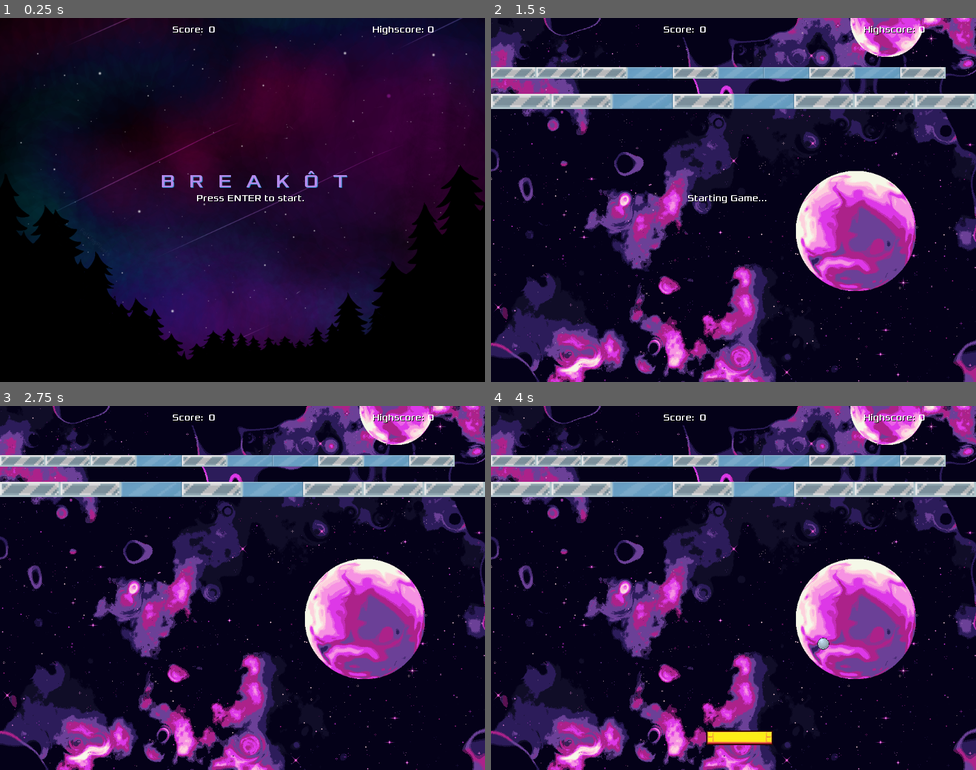
Above: before the commit, frames 1-4 (two rows, left to right).
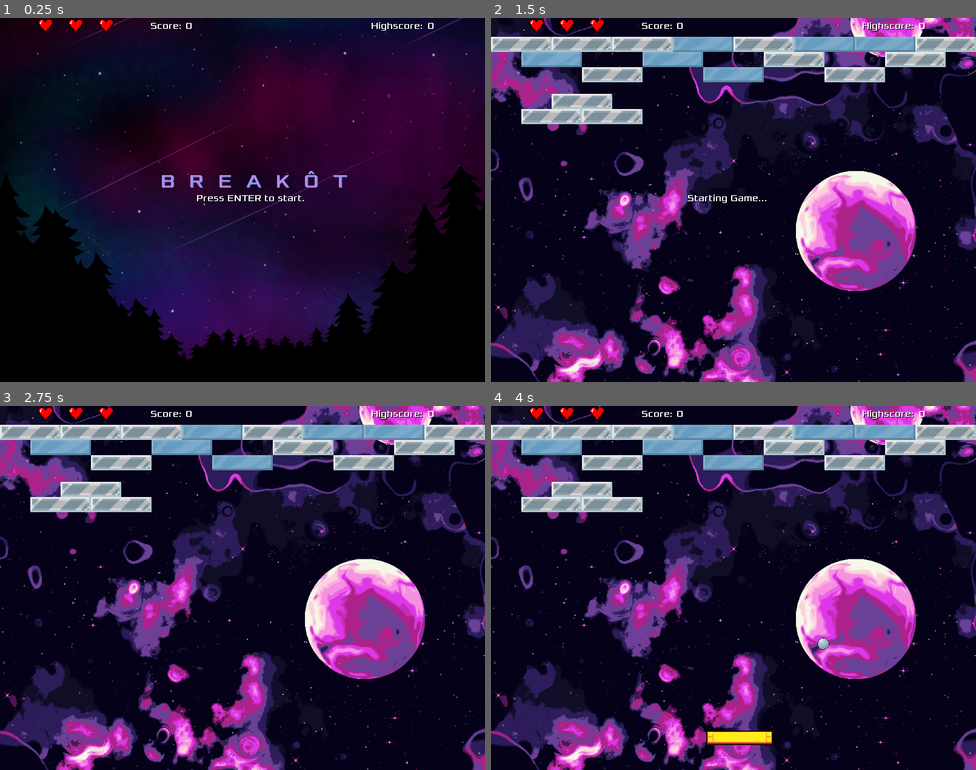
Above: after the commit, the same moments.

Repository: cristiadu/breakot
Game: Godot game, scene res://Main.tscn
Two runs of this game, one before a commit and one after it. Both use one fixed random seed, a clock stepped at 60 frames per second and the inputs below.
Inputs:
- Up to frame 1 (0.25 s): no input
- Up to frame 2 (1.5 s): tap Enter (ui_accept) at 0.5, 1.35 s; hold Right (ui_right) 0.53-1.28 s; hold Enter (ui_accept) 0.53-1.28 s; hold Left (ui_left) from 1.28 s (still down)
- Up to frame 3 (2.75 s): tap Enter (ui_accept) at 1.52, 1.82, 2 s; release Left (ui_left) at 2.03 s; hold Right (ui_right) from 2.03 s (still down); hold Enter (ui_accept) from 2.03 s (still down)
- Up to frame 4 (4 s): release Enter (ui_accept) at 2.78 s; tap Enter (ui_accept) at 2.85, 3.02, 3.32 s; release Right (ui_right) at 3.53 s; hold Left (ui_left) from 3.53 s (still down); hold Enter (ui_accept) from 3.53 s (still down)

The runs differ from the first frame. In frame 1, 0.5% of the frame differs, in the area x 7-90%, y 0-5%; in frame 2, 14%, in the area x 0-100%, y 0-30%; in frame 3, 14%; in frame 4, 14%.

Commit message:
Add lives and game over handling

Diff:
--- a/Ball.gd
+++ b/Ball.gd
@@ -1,11 +1,16 @@
 extends RigidBody2D
+
+signal lost_life
 
 export var speed = 300.0
 var reset_ball = false
 var initial_pos
 
 func _ready():
-	self.connect("body_entered", self, "check_block_collision")
+	var err = self.connect("body_entered", self, "check_block_collision")
+	if err:
+		print("Error when linking block collision behavior")
+
 	hide()
 
 
@@ -21,9 +26,12 @@
 
 func reset(pos):
 	initial_pos = pos
+	self.sleeping = false
 	reset_ball = true
 
 
 func check_block_collision(body):
 	if body.is_in_group("block"):
-		body.emit_signal("hit")
+		body.hit()
+	elif body.name == "BottomWall":
+		emit_signal("lost_life")
--- a/HUD.gd
+++ b/HUD.gd
@@ -1,19 +1,29 @@
 extends CanvasLayer
 
 signal level_won
+signal level_lost
 
+var new_highscore = false
+var initial_text = "Press ENTER to start."
 var current_points = 0
 var highscore = 0
+var initial_lives = 3
+var lives = initial_lives
 var active_blocks_count setget set_blocks_count
-var new_highscore = false
-var initial_text = "Press ENTER to start."
 
 var save = File.new()
 var save_file = "user://game.save"
 
 
 func _ready():
-	self.connect("tree_exiting", self, "_on_HUD_destroy")
+	var err = self.connect("tree_exiting", self, "on_HUD_destroy")
+	if err:
+		print("Error when linking HUD delete behavior")
+
+	err = get_node("../Ball").connect("lost_life", self, "on_life_lost")
+	if err:
+		print("Error when linking life lost behavior")
+
 	if not save.file_exists(save_file):
 		save_highscore()
 	else:
@@ -21,9 +31,16 @@
 	show_message(initial_text, false)
 
 
-func _on_HUD_destroy():
+func on_HUD_destroy():
 	if new_highscore:
 		save_highscore()
+
+
+func on_life_lost():
+	get_node("Lives/Heart" + str(lives) + "/AnimatedSprite").animation = "empty"
+	lives-=1
+	if(lives <= 0):
+		emit_signal("level_lost")
 
 
 func set_blocks_count(new_count):
@@ -34,16 +51,26 @@
 
 func reset():
 	current_points = 0
+	lives = initial_lives
 
 	var blocks = get_tree().get_nodes_in_group("block")
 	self.active_blocks_count = blocks.size()
 	for block in blocks:
 		block.connect("hit", self, "increase_score", [block.points])
 
+	for heart in $Lives.get_children():
+		heart.get_node("AnimatedSprite").animation = "full"
+
 
 func hide_title_screen():
 	$TitleScreen.visible = false
 	$TitleBackground.visible = false
+
+
+func show_title_screen():
+	$TitleScreen.visible = true
+	$TitleBackground.visible = true
+	show_message(initial_text, false)
 
 
 func show_message(message, disappear_after_timer = true):
--- a/HUD.tscn
+++ b/HUD.tscn
@@ -1,7 +1,8 @@
-[gd_scene load_steps=6 format=2]
+[gd_scene load_steps=7 format=2]
 
 [ext_resource path="res://assets/title-bg.png" type="Texture" id=1]
 [ext_resource path="res://fonts/Xolonium-Regular.ttf" type="DynamicFontData" id=2]
+[ext_resource path="res://Heart.tscn" type="PackedScene" id=3]
 
 [sub_resource type="DynamicFont" id=1]
 size = 40
@@ -57,10 +58,10 @@
 [node name="ScoreLabel" type="Label" parent="."]
 anchor_left = 0.5
 anchor_right = 0.5
-margin_left = -148.0
-margin_top = 13.0
-margin_right = 40.0
-margin_bottom = 38.0
+margin_left = -195.0
+margin_top = 5.0
+margin_right = -7.0
+margin_bottom = 30.0
 custom_colors/font_color = Color( 1, 1, 1, 1 )
 custom_colors/font_outline_modulate = Color( 0, 0, 0, 1 )
 custom_colors/font_color_shadow = Color( 0, 0, 0, 1 )
@@ -70,20 +71,20 @@
 [node name="CurrentScore" type="Label" parent="."]
 anchor_left = 0.5
 anchor_right = 0.5
-margin_left = -72.0
-margin_top = 13.0
-margin_right = 42.0
-margin_bottom = 38.0
+margin_left = -120.0
+margin_top = 5.0
+margin_right = -6.0
+margin_bottom = 30.0
 custom_fonts/font = SubResource( 3 )
 text = "0"
 
 [node name="HighscoreLabel" type="Label" parent="."]
 anchor_left = 1.0
 anchor_right = 1.0
-margin_left = -238.0
-margin_top = 13.0
-margin_right = -46.0
-margin_bottom = 38.0
+margin_left = -240.0
+margin_top = 5.0
+margin_right = -48.0
+margin_bottom = 30.0
 custom_colors/font_color = Color( 1, 1, 1, 1 )
 custom_colors/font_outline_modulate = Color( 0, 0, 0, 1 )
 custom_colors/font_color_shadow = Color( 0, 0, 0, 1 )
@@ -94,8 +95,19 @@
 anchor_left = 1.0
 anchor_right = 1.0
 margin_left = -121.0
-margin_top = 13.0
+margin_top = 5.0
 margin_right = -25.0
-margin_bottom = 38.0
+margin_bottom = 30.0
 custom_fonts/font = SubResource( 3 )
 text = "0"
+
+[node name="Lives" type="Node2D" parent="."]
+
+[node name="Heart1" parent="Lives" instance=ExtResource( 3 )]
+position = Vector2( 224, 16 )
+
+[node name="Heart2" parent="Lives" instance=ExtResource( 3 )]
+position = Vector2( 160, 16 )
+
+[node name="Heart3" parent="Lives" instance=ExtResource( 3 )]
+position = Vector2( 96, 16 )
--- /dev/null
+++ b/Heart.tscn
@@ -0,0 +1,24 @@
+[gd_scene load_steps=4 format=2]
+
+[ext_resource path="res://assets/empty-heart.png" type="Texture" id=1]
+[ext_resource path="res://assets/full-heart.png" type="Texture" id=2]
+
+[sub_resource type="SpriteFrames" id=1]
+animations = [ {
+"frames": [ ExtResource( 1 ) ],
+"loop": true,
+"name": "empty",
+"speed": 5.0
+}, {
+"frames": [ ExtResource( 2 ) ],
+"loop": false,
+"name": "full",
+"speed": 5.0
+} ]
+
+[node name="Heart" type="Node2D"]
+
+[node name="AnimatedSprite" type="AnimatedSprite" parent="."]
+scale = Vector2( 0.25, 0.25 )
+frames = SubResource( 1 )
+animation = "full"
--- a/Main.gd
+++ b/Main.gd
@@ -1,24 +1,53 @@
 extends Node2D
 
-signal game_over
-signal game_won
+export var total_levels = 5
 
-export var total_levels = 2
 var game_started = false
+var game_over = false
 var current_level_number = 1
 var current_level = null
 
 
+func _ready():
+	var err = $HUD.connect("level_won", self, "on_level_won")
+	if err:
+		print("Error when linking behavior of winning a level")
 
-func _ready():
-	$HUD.connect("level_won", self, "level_won")
-	$StartGameTimer.connect("timeout", self, "run_game")
+	err = $HUD.connect("level_lost", self, "on_level_lost")
+	if err:
+		print("Error when linking behavior of losing a level")
+
+	err = $StartGameTimer.connect("timeout", self, "run_game")
+	if err:
+		print("Error when linking behavior of run_game timer")
 
 
-func _process(delta):
+func _process(_delta):
 	if (not game_started) and Input.is_action_pressed("ui_accept"):
 		game_started = true
+		game_over = false
 		start_level(current_level_number)
+	if game_over and Input.is_action_pressed("ui_cancel"):
+		game_started = false
+		$HUD.show_title_screen()
+
+
+func on_level_won():
+	$Ball.sleeping = true
+	game_started = false
+	if current_level_number < total_levels:
+		$HUD.show_message("You Won This Level!\nLoading next one...")
+		current_level_number += 1
+		yield(get_tree().create_timer(3), "timeout")
+		start_level(current_level_number)
+	else:
+		$HUD.show_message("You Won The Game!\n:D :D :D", false)
+
+
+func on_level_lost():
+	$Ball.sleeping = true
+	game_over = true
+	$HUD.show_message("Game Over!\nPress ESC to go back to title screen.", false)
 
 
 func run_game():
@@ -40,15 +69,3 @@
 	$HUD.hide_title_screen()
 	$HUD.show_message("Starting Game...")
 	$StartGameTimer.start()
-
-
-func level_won():
-	$Ball.sleeping = true
-	game_started = false
-	if current_level_number < total_levels:
-		$HUD.show_message("You Won This Level! Loading next one...")
-		current_level_number += 1
-		yield(get_tree().create_timer(3), "timeout")
-		start_level(current_level_number)
-	else:
-		$HUD.show_message("You Won The Game! :D :D :D", false)
--- a/blocks/Block.gd
+++ b/blocks/Block.gd
@@ -6,10 +6,10 @@
 signal hit
 
 func _ready():
-	self.connect("hit", self, "on_Block_hit")
 	add_to_group("block")
 	# apply color here
 
 
-func on_Block_hit():
+func hit():
+	emit_signal("hit")
 	self.queue_free()
--- a/blocks/CrackeableGlassBlock.tscn
+++ b/blocks/CrackeableGlassBlock.tscn
@@ -4,10 +4,9 @@
 [ext_resource path="res://blocks/CrackeableGlassBlock.gd" type="Script" id=2]
 
 [sub_resource type="RectangleShape2D" id=1]
-extents = Vector2( 32, 8 )
+extents = Vector2( 64, 16 )
 
 [node name="CrackeableGlassBlock" type="StaticBody2D" groups=["block"]]
-scale = Vector2( 1.25, 1.25 )
 script = ExtResource( 2 )
 
 [node name="Sprite" type="Sprite" parent="."]
--- a/blocks/WeakGlassBlock.tscn
+++ b/blocks/WeakGlassBlock.tscn
@@ -4,10 +4,9 @@
 [ext_resource path="res://blocks/WeakGlassBlock.gd" type="Script" id=2]
 
 [sub_resource type="RectangleShape2D" id=1]
-extents = Vector2( 32, 8 )
+extents = Vector2( 64, 16 )
 
 [node name="WeakGlassBlock" type="StaticBody2D" groups=["block"]]
-scale = Vector2( 1.25, 1.25 )
 script = ExtResource( 2 )
 
 [node name="Sprite" type="Sprite" parent="."]
--- a/levels/Level1.tscn
+++ b/levels/Level1.tscn
@@ -15,76 +15,58 @@
 [node name="Blocks" type="Node2D" parent="."]
 
 [node name="CrackeableGlassBlock" parent="Blocks" instance=ExtResource( 1 )]
-position = Vector2( 960, 176 )
-scale = Vector2( 2, 2 )
+position = Vector2( 256, 120 )
 
 [node name="CrackeableGlassBlock2" parent="Blocks" instance=ExtResource( 1 )]
-position = Vector2( 48, 116 )
-scale = Vector2( 1.5, 1.5 )
+position = Vector2( 64, 56 )
 
 [node name="CrackeableGlassBlock4" parent="Blocks" instance=ExtResource( 1 )]
-position = Vector2( 144, 116 )
-scale = Vector2( 1.5, 1.5 )
+position = Vector2( 192, 56 )
 
 [node name="CrackeableGlassBlock9" parent="Blocks" instance=ExtResource( 1 )]
-position = Vector2( 240, 116 )
-scale = Vector2( 1.5, 1.5 )
+position = Vector2( 320, 56 )
 
 [node name="CrackeableGlassBlock10" parent="Blocks" instance=ExtResource( 1 )]
-position = Vector2( 432, 116 )
-scale = Vector2( 1.5, 1.5 )
+position = Vector2( 576, 56 )
 
 [node name="CrackeableGlassBlock11" parent="Blocks" instance=ExtResource( 1 )]
-position = Vector2( 720, 116 )
-scale = Vector2( 1.5, 1.5 )
+position = Vector2( 960, 56 )
 
 [node name="CrackeableGlassBlock12" parent="Blocks" instance=ExtResource( 1 )]
-position = Vector2( 912, 116 )
-scale = Vector2( 1.5, 1.5 )
+position = Vector2( 896, 88 )
 
 [node name="CrackeableGlassBlock5" parent="Blocks" instance=ExtResource( 1 )]
-position = Vector2( 704, 176 )
-scale = Vector2( 2, 2 )
+position = Vector2( 768, 120 )
 
 [node name="CrackeableGlassBlock6" parent="Blocks" instance=ExtResource( 1 )]
-position = Vector2( 64, 176 )
-scale = Vector2( 2, 2 )
+position = Vector2( 128, 208 )
 
 [node name="CrackeableGlassBlock7" parent="Blocks" instance=ExtResource( 1 )]
 position = Vector2( 192, 176 )
-scale = Vector2( 2, 2 )
 
 [node name="CrackeableGlassBlock8" parent="Blocks" instance=ExtResource( 1 )]
-position = Vector2( 832, 176 )
-scale = Vector2( 2, 2 )
+position = Vector2( 256, 208 )
 
 [node name="CrackeableGlassBlock3" parent="Blocks" instance=ExtResource( 1 )]
-position = Vector2( 448, 176 )
-scale = Vector2( 2, 2 )
+position = Vector2( 640, 88 )
 
 [node name="WeakGlassBlock" parent="Blocks" instance=ExtResource( 2 )]
-position = Vector2( 576, 176 )
-scale = Vector2( 2, 2 )
+position = Vector2( 512, 120 )
 
 [node name="WeakGlassBlock2" parent="Blocks" instance=ExtResource( 2 )]
-position = Vector2( 320, 176 )
-scale = Vector2( 2, 2 )
+position = Vector2( 384, 88 )
 
 [node name="WeakGlassBlock3" parent="Blocks" instance=ExtResource( 2 )]
-position = Vector2( 336, 116 )
-scale = Vector2( 1.5, 1.5 )
+position = Vector2( 448, 56 )
 
 [node name="WeakGlassBlock4" parent="Blocks" instance=ExtResource( 2 )]
-position = Vector2( 624, 116 )
-scale = Vector2( 1.5, 1.5 )
+position = Vector2( 832, 56 )
 
 [node name="WeakGlassBlock6" parent="Blocks" instance=ExtResource( 2 )]
-position = Vector2( 816, 116 )
-scale = Vector2( 1.5, 1.5 )
+position = Vector2( 128, 88 )
 
 [node name="WeakGlassBlock5" parent="Blocks" instance=ExtResource( 2 )]
-position = Vector2( 528, 116 )
-scale = Vector2( 1.5, 1.5 )
+position = Vector2( 704, 56 )
 
 [node name="StartingBallPosition" type="Position2D" parent="."]
 position = Vector2( 500, 300 )
--- /dev/null
+++ b/levels/Level3.tscn
@@ -0,0 +1,17 @@
+[gd_scene load_steps=2 format=2]
+
+[ext_resource path="res://assets/level2-bg.png" type="Texture" id=1]
+
+[node name="Level2" type="Node2D"]
+z_index = -1000
+
+[node name="Background" type="TextureRect" parent="."]
+margin_right = 40.0
+margin_bottom = 40.0
+texture = ExtResource( 1 )
+
+[node name="StartingBallPosition" type="Position2D" parent="."]
+position = Vector2( 500, 300 )
+
+[node name="StartingPaddlePosition" type="Position2D" parent="."]
+position = Vector2( 500, 700 )
--- /dev/null
+++ b/levels/Level4.tscn
@@ -0,0 +1,17 @@
+[gd_scene load_steps=2 format=2]
+
+[ext_resource path="res://assets/level2-bg.png" type="Texture" id=1]
+
+[node name="Level2" type="Node2D"]
+z_index = -1000
+
+[node name="Background" type="TextureRect" parent="."]
+margin_right = 40.0
+margin_bottom = 40.0
+texture = ExtResource( 1 )
+
+[node name="StartingBallPosition" type="Position2D" parent="."]
+position = Vector2( 500, 300 )
+
+[node name="StartingPaddlePosition" type="Position2D" parent="."]
+position = Vector2( 500, 700 )
--- /dev/null
+++ b/levels/Level5.tscn
@@ -0,0 +1,17 @@
+[gd_scene load_steps=2 format=2]
+
+[ext_resource path="res://assets/level2-bg.png" type="Texture" id=1]
+
+[node name="Level2" type="Node2D"]
+z_index = -1000
+
+[node name="Background" type="TextureRect" parent="."]
+margin_right = 40.0
+margin_bottom = 40.0
+texture = ExtResource( 1 )
+
+[node name="StartingBallPosition" type="Position2D" parent="."]
+position = Vector2( 500, 300 )
+
+[node name="StartingPaddlePosition" type="Position2D" parent="."]
+position = Vector2( 500, 700 )
Binary file changed: assets/block_glass_1.png
Binary file changed: assets/block_glass_2.png
Binary file added: assets/empty-heart.png
Not shown, added: assets/empty-heart.png.import
Binary file added: assets/full-heart.png
Not shown, added: assets/full-heart.png.import
